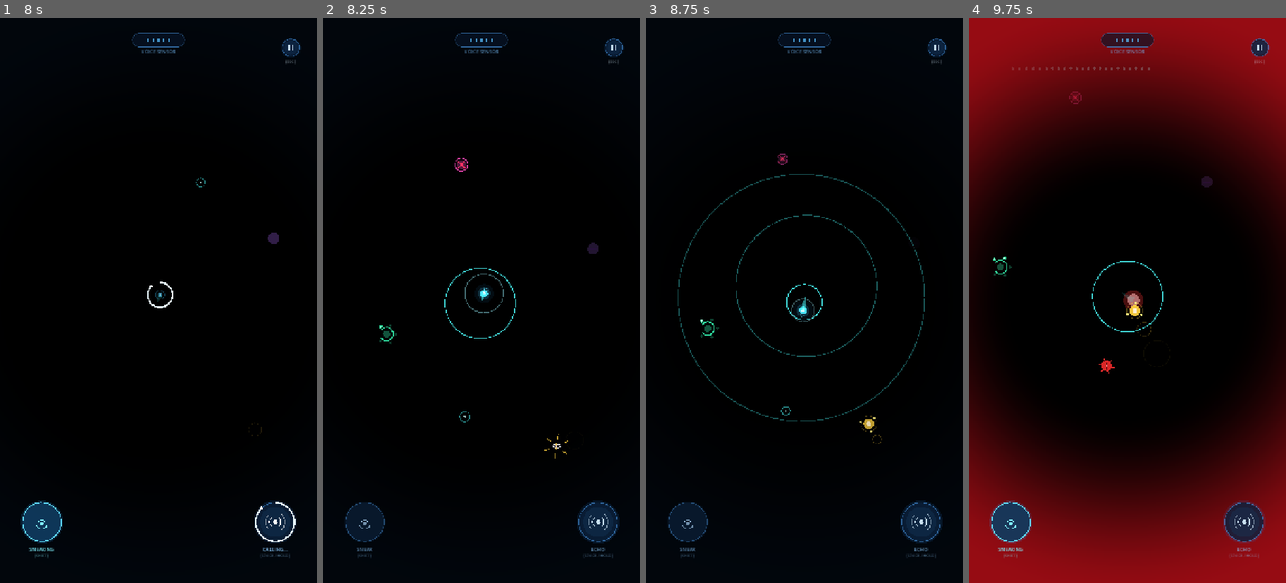
Above: before the commit, frames 1-4 (left to right).
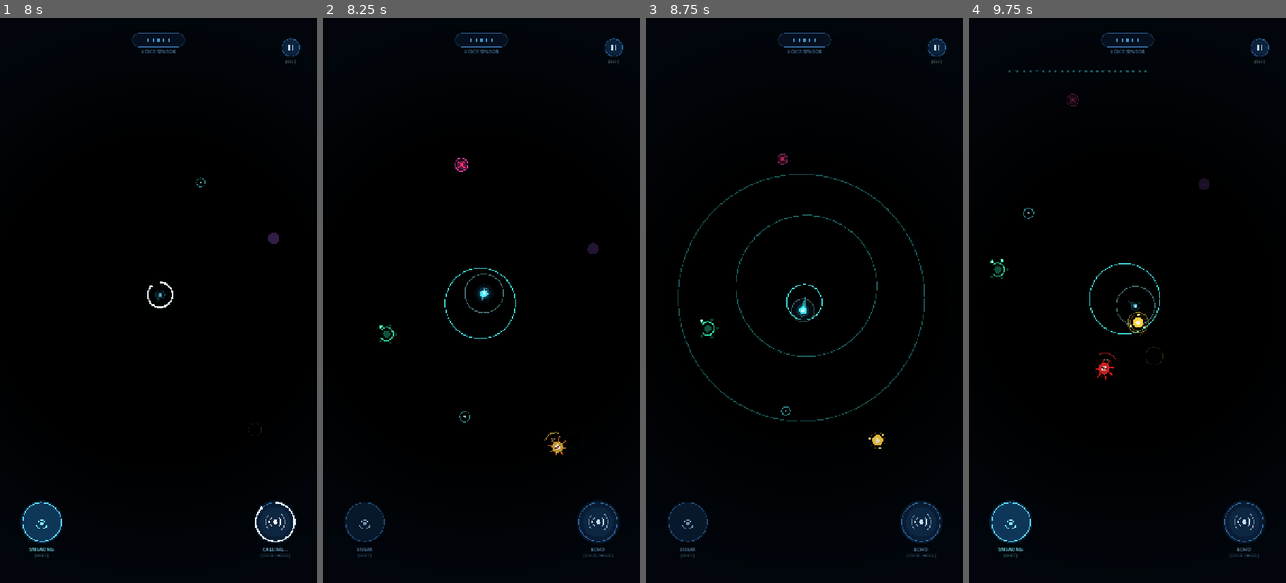
Above: after the commit, the same moments.

Repository: TerKSDev/echo
Game: Godot game, scene res://ui/menu.tscn
The game is run twice, just before and just after one commit, with the same random seed, the same clock (stepped at 60 frames per second) and the same inputs.
Inputs (mouse positions are in pixels of both pictures, inside the frame that each line leads up to):
- Up to frame 1 (8 s): click "Start Game" at 0.5 s; click (41, 532) at 1.25 s; click (275, 532) at 2 s; click (41, 532) at 2.75 s; click (41, 532) at 3.5 s; click (291, 46) at 4.25 s; click "RESTART LEVEL" at 5 s; tap Enter (ui_accept) at 5.75, 6.6, 6.77, 7.07 s; move the mouse to (228, 272) at 5.77 s; hold Enter (ui_accept) 5.78-6.53 s; tap Shift at 5.85, 6.8, 7.35 s; click (228, 272) at 5.92 s; move the mouse to (95, 328) at 6.52 s; click (95, 328) at 6.67 s; move the mouse to (190, 176) at 7.27 s; hold Enter (ui_accept) from 7.28 s (still down); click (190, 176) at 7.42 s
- Up to frame 2 (8.25 s): move the mouse to (465, 413) at 8.02 s; release Enter (ui_accept) at 8.03 s; tap Shift at 8.1 s; click (465, 413) at 8.17 s
- Up to frame 3 (8.75 s): tap Enter (ui_accept) at 8.27, 8.57 s
- Up to frame 4 (9.75 s): move the mouse to (1222, 385) at 8.77 s; hold Enter (ui_accept) 8.78-9.53 s; click (1222, 385) at 8.92 s; move the mouse to (1032, 215) at 9.52 s; tap Shift at 9.6 s; click (1032, 215) at 9.67 s

Frame 1 is identical in both runs. In frame 2, 0.1% of the frame differs, in the area x 69-78%, y 73-78%; in frame 3, 0.1%; in frame 4, 54%, in the area x 0-100%, y 0-100%.

Commit message:
chore: enchance enemy logic, echo effect, and enemy effect

Diff:
--- a/characters/enemy/Enemy.gd
+++ b/characters/enemy/Enemy.gd
@@ -43,6 +43,7 @@
 @export var patrol_points: Array[Vector2] = []
 
 const SEARCH_TIME := 2.5
+const RETURN_TIMEOUT := 6.0
 const SEARCH_RADIUS := 80.0
 const ARRIVE_DIST := 10.0
 const WARN_RADIUS := 160.0
@@ -70,6 +71,7 @@
 var patrol_idx := 0
 var visible_alpha := 0.0
 var proximity := 0.0
+var is_wall_occluded: bool = false
 
 # Screamer: needs 2 sounds within 6s to shriek
 var screamer_count := 0
@@ -80,7 +82,6 @@
 
 # Listener: a shout starts "listening"; counts sounds up to 5, then pulses the map
 var listener_count := 0
-var listener_decay_timer := 0.0
 var listener_cooldown := 0.0
 var listener_gap_timer := 0.0
 var alarm_wave_radius := 0.0
@@ -162,6 +163,12 @@
 	if dist > effective_max:
 		return
 
+	# Wall occlusion: footsteps cannot pass through walls; shouts lose 75% volume
+	if _is_blocked_by_wall(pos, global_position):
+		if not is_voice:
+			return
+		loudness *= 0.25
+
 	var heard := loudness * (1.0 - dist / effective_max)
 	if heard < hearing_threshold:
 		return
@@ -182,10 +189,13 @@
 			_enter(State.ALERT)
 			woke_up.emit(global_position)
 		State.SEARCH:
-			if timer >= 0.5:
+			# Already actively hunting after a chase: snap back to chasing without re-roaring every step
+			if timer >= 0.4:
 				_enter(State.INVESTIGATE)
-		# While chasing the target keeps updating, but the timer is not reset,
-		# so the chase timeout lets the player escape.
+		State.INVESTIGATE:
+			# While already chasing, update destination toward latest sound,
+			# but do not reset chase timer so chase timeout lets the player escape.
+			pass
 
 
 # Used by map-wide alarms: ignores hearing range
@@ -193,7 +203,7 @@
 	if _is_stationary():
 		return
 	target = pos
-	_enter(State.INVESTIGATE)
+	_enter(State.ALERT)
 	reveal(1.0)
 
 
@@ -233,23 +243,21 @@
 
 
 # --- Listener ----------------------------------------------------------------
-# A shout starts listening. It then counts sounds (not sneaking); at 5 it sends a
+# A shout starts listening. It then counts sounds; at 5 it sends a
 # map-wide pulse that pulls every monster to it and speeds them up.
+# Count never decays automatically until triggered.
 
 func _handle_listener_sound(is_voice: bool) -> void:
 	if state == State.ALARM or listener_cooldown > 0.0:
 		return
 
-	if listener_count == 0 and not is_voice:
-		return
 	# Only voices count, and not faster than one per LISTENER_MIN_GAP
 	if not is_voice or (listener_count > 0 and listener_gap_timer > 0.0):
 		return
 
 	listener_count += 1
-	listener_decay_timer = 8.0
 	listener_gap_timer = LISTENER_MIN_GAP
-	reveal(1.0)
+	reveal(1.2)
 
 	if listener_count >= 5:
 		_trigger_listener_alarm()
@@ -259,7 +267,6 @@
 
 func _trigger_listener_alarm() -> void:
 	_enter(State.ALARM)
-	listener_count = 0
 	alarm_wave_radius = 0.0
 	alarmed.emit(global_position, global_position)
 
@@ -274,10 +281,27 @@
 		search_point = _random_search_point()
 	if changed:
 		reveal(float(STATE_FLASH.get(s, 0.5)))
+		# Survival-horror discovery shudder / camera jolt when a monster spots the player
+		if s == State.ALERT and not _is_stationary():
+			var player := _get_player()
+			if player != null and is_instance_valid(player):
+				var dist: float = global_position.distance_to(player.global_position)
+				if dist < 450.0:
+					player.camera_shake(0.28, 5.0 * (1.0 - dist / 450.0))
 
 
 func _random_search_point() -> Vector2:
-	return target + Vector2.from_angle(randf() * TAU) * randf_range(30.0, SEARCH_RADIUS)
+	var candidate: Vector2 = target + Vector2.from_angle(randf() * TAU) * randf_range(30.0, SEARCH_RADIUS)
+	var space := get_world_2d().direct_space_state
+	var query := PhysicsRayQueryParameters2D.create(global_position, candidate)
+	query.collision_mask = 1
+	query.exclude = [get_rid()]
+	var hit: Dictionary = space.intersect_ray(query)
+	if not hit.is_empty():
+		var hit_pos: Vector2 = hit.position
+		var dir: Vector2 = (hit_pos - global_position).normalized()
+		return hit_pos - dir * 18.0
+	return candidate
 
 
 func _get_player() -> Node2D:
@@ -287,6 +311,20 @@
 	return player as Node2D
 
 
+# Checks if a solid wall (collision layer 1) blocks line of sight between two points
+func _is_blocked_by_wall(from_pos: Vector2, to_pos: Vector2) -> bool:
+	var space := get_world_2d().direct_space_state
+	var query := PhysicsRayQueryParameters2D.create(from_pos, to_pos)
+	query.collision_mask = 1
+	var exclude: Array[RID] = [get_rid()]
+	var player = get_tree().get_first_node_in_group("player")
+	if player != null and is_instance_valid(player):
+		exclude.append(player.get_rid())
+	query.exclude = exclude
+
+	var hit: Dictionary = space.intersect_ray(query)
+	return not hit.is_empty()
+
 # Notices a player who walks right next to it
 func _sense_player() -> void:
 	if state == State.ALERT or state == State.SCREAM or state == State.ALARM:
@@ -296,8 +334,12 @@
 		return
 	var dist: float = global_position.distance_to(player.global_position)
 
+	# Cannot sense player through solid walls
+	if is_wall_occluded:
+		return
+
 	if state == State.SLEEP:
-		var wake_radius := sneak_wake_radius if player.sneaking else sleep_wake_radius
+		var wake_radius: float = sneak_wake_radius if player.sneaking else sleep_wake_radius
 		if dist <= wake_radius:
 			if enemy_type == EnemyType.SCREAMER:
 				_handle_screamer_sound()
@@ -312,6 +354,8 @@
 
 func _update_proximity() -> void:
 	proximity = 0.0
+	if is_wall_occluded:
+		return
 	var player := _get_player()
 	if player == null:
 		return
@@ -324,26 +368,41 @@
 	var dist: float = global_position.distance_to(player_pos)
 	# Active enemies far away are less scary: full threat within 300px, half beyond 600px
 	var active_threat := clampf(1.0 - maxf(dist - 300.0, 0.0) / 600.0, 0.5, 1.0)
+	var raw_threat := 0.0
 
 	match state:
 		State.ALERT, State.INVESTIGATE, State.SCREAM, State.ALARM:
-			return active_threat
+			raw_threat = active_threat
 		State.SEARCH:
-			return clampf(maxf(0.5, 1.0 - dist / 250.0), 0.0, 1.0)
+			raw_threat = clampf(maxf(0.5, 1.0 - dist / 250.0), 0.0, 1.0)
 		State.PATROL, State.RETURN:
-			return clampf(1.0 - dist / 220.0, 0.0, 1.0)
+			raw_threat = clampf(1.0 - dist / 220.0, 0.0, 1.0)
 		State.SLEEP:
 			if enemy_type == EnemyType.SCREAMER and screamer_count > 0:
-				return clampf(1.0 - dist / 280.0, 0.4, 0.95)
-			if enemy_type == EnemyType.LISTENER and listener_count > 0:
-				return clampf(0.3 * listener_count + (1.0 - dist / 260.0) * 0.4, 0.0, 0.9)
-			return clampf(inverse_lerp(180.0, sleep_wake_radius, dist), 0.0, 0.9)
-	return 0.0
+				raw_threat = clampf(1.0 - dist / 280.0, 0.4, 0.95)
+			elif enemy_type == EnemyType.LISTENER and listener_count > 0:
+				raw_threat = clampf(0.2 * listener_count + (1.0 - dist / 260.0) * 0.4, 0.0, 0.9)
+			else:
+				raw_threat = clampf(inverse_lerp(180.0, sleep_wake_radius, dist), 0.0, 0.9)
+
+	# Walls muffle threat: idle monsters behind a wall don't cause false heartbeat panic
+	if is_wall_occluded:
+		if state == State.SLEEP or state == State.PATROL or state == State.RETURN:
+			return 0.0
+		return raw_threat * 0.35
+	return raw_threat
 
 
 func _physics_process(delta: float) -> void:
 	timer += delta
 	visible_alpha = move_toward(visible_alpha, 0.0, delta * 0.7)
+
+	var player := _get_player()
+	if player != null and is_instance_valid(player):
+		is_wall_occluded = _is_blocked_by_wall(global_position, player.global_position)
+	else:
+		is_wall_occluded = false
+
 	_sense_player()
 	_tick_timers(delta)
 
@@ -373,13 +432,7 @@
 	screamer_cooldown = maxf(0.0, screamer_cooldown - delta)
 	screamer_gap_timer = maxf(0.0, screamer_gap_timer - delta)
 
-	if listener_decay_timer > 0.0:
-		listener_decay_timer -= delta
-		if listener_decay_timer <= 0.0 and listener_count > 0:
-			listener_count -= 1
-			listener_decay_timer = 5.0 if listener_count > 0 else 0.0
-			if listener_count == 0 and state == State.ALERT:
-				_enter(State.SLEEP)
+	# Listener counts do NOT decay over time (persists until 5 triggers alarm)
 	listener_cooldown = maxf(0.0, listener_cooldown - delta)
 	listener_gap_timer = maxf(0.0, listener_gap_timer - delta)
 
@@ -400,9 +453,14 @@
 				patrol_idx = (patrol_idx + 1) % patrol_points.size()
 		State.ALERT:
 			velocity = Vector2.ZERO
-			# Stationary enemies stay alert until triggered again or the count decays
-			if timer >= alert_time and not _is_stationary():
-				_enter(State.INVESTIGATE)
+			# Stationary enemies (Screamer/Listener) return to sleep so they fade back into darkness;
+			# mobile enemies finish their discovery roar and begin chasing.
+			if _is_stationary():
+				if timer >= alert_time:
+					_enter(State.SLEEP)
+			else:
+				if timer >= alert_time:
+					_enter(State.INVESTIGATE)
 		State.INVESTIGATE:
 			if _move_toward(target, cur_chase) or timer >= investigate_timeout:
 				velocity = Vector2.ZERO
@@ -414,7 +472,9 @@
 				_enter(State.RETURN)
 		State.RETURN:
 			var dest := patrol_points[patrol_idx] if patrol_points.size() > 0 else home
-			if _move_toward(dest, cur_patrol):
+			if _move_toward(dest, cur_patrol) or timer >= RETURN_TIMEOUT:
+				if patrol_points.size() < 2:
+					home = global_position
 				_enter(State.PATROL if patrol_points.size() > 1 else State.SLEEP)
 		State.SCREAM:
 			velocity = Vector2.ZERO
@@ -428,7 +488,8 @@
 			alarm_wave_radius += delta * SOUND_WAVE_SPEED
 			reveal(1.0)
 			if timer >= 2.5:
-				listener_cooldown = 6.0
+				listener_cooldown = 8.0
+				listener_count = 0
 				_enter(State.SLEEP)
 
 
@@ -458,7 +519,17 @@
 	if to_dest.length() < ARRIVE_DIST:
 		velocity = Vector2.ZERO
 		return true
-	velocity = to_dest.normalized() * speed
+	var dir := to_dest.normalized()
+	# Slide smoothly along walls instead of headbutting into them
+	if get_slide_collision_count() > 0:
+		var col := get_slide_collision(0)
+		if col != null:
+			var normal := col.get_normal()
+			if dir.dot(normal) < -0.1:
+				var slide_dir := dir.slide(normal).normalized()
+				if not slide_dir.is_zero_approx():
+					dir = slide_dir
+	velocity = dir * speed
 	return false
 
 
--- a/characters/enemy/EnemyPresets.gd
+++ b/characters/enemy/EnemyPresets.gd
@@ -13,7 +13,7 @@
 		"hearing_range": 350.0, "hearing_threshold": 0.14,
 		"can_hear_sneak": false, "can_hear_walk": true, "can_hear_voice": true,
 		"patrol_speed": 60.0, "chase_speed": 135.0,
-		"alert_time": 0.5, "investigate_timeout": 3.0,
+		"alert_time": 0.85, "investigate_timeout": 3.0,
 		"init_state": 0, "sleep_wake_radius": 70.0, "sneak_wake_radius": 35.0,
 		"color": Color(0.68, 0.42, 0.98), # Amethyst purple
 	},
@@ -21,7 +21,7 @@
 		"hearing_range": 400.0, "hearing_threshold": 0.04,
 		"can_hear_sneak": true, "can_hear_walk": true, "can_hear_voice": true,
 		"patrol_speed": 75.0, "chase_speed": 150.0,
-		"alert_time": 0.4, "investigate_timeout": 3.5,
+		"alert_time": 0.7, "investigate_timeout": 3.5,
 		"init_state": 1, "sleep_wake_radius": 80.0, "sneak_wake_radius": 48.0,
 		"color": Color(1.0, 0.82, 0.25), # Amber gold
 	},
@@ -29,7 +29,7 @@
 		"hearing_range": 300.0, "hearing_threshold": 0.03,
 		"can_hear_sneak": false, "can_hear_walk": true, "can_hear_voice": true,
 		"patrol_speed": 90.0, "chase_speed": 185.0,
-		"alert_time": 0.2, "investigate_timeout": 5.0,
+		"alert_time": 0.65, "investigate_timeout": 5.0,
 		"init_state": 1, "sleep_wake_radius": 90.0, "sneak_wake_radius": 54.0,
 		"color": Color(1.0, 0.18, 0.18), # Crimson
 	},
@@ -37,7 +37,7 @@
 		"hearing_range": 450.0, "hearing_threshold": 0.08,
 		"can_hear_sneak": false, "can_hear_walk": false, "can_hear_voice": true,
 		"patrol_speed": 0.0, "chase_speed": 0.0,
-		"alert_time": 0.4, "investigate_timeout": 3.5,
+		"alert_time": 0.8, "investigate_timeout": 3.5,
 		"init_state": 0, "sleep_wake_radius": 50.0, "sneak_wake_radius": 30.0,
 		"color": Color(0.95, 0.28, 0.72), # Fuchsia
 	},
@@ -45,7 +45,7 @@
 		"hearing_range": 500.0, "hearing_threshold": 0.02,
 		"can_hear_sneak": false, "can_hear_walk": false, "can_hear_voice": true,
 		"patrol_speed": 0.0, "chase_speed": 0.0,
-		"alert_time": 0.4, "investigate_timeout": 3.5,
+		"alert_time": 0.8, "investigate_timeout": 3.5,
 		"init_state": 0, "sleep_wake_radius": 60.0, "sneak_wake_radius": 36.0,
 		"color": Color(0.2, 0.94, 0.68), # Emerald
 	},
--- a/characters/enemy/EnemyVisual.gd
+++ b/characters/enemy/EnemyVisual.gd
@@ -7,7 +7,7 @@
 
 
 func _draw() -> void:
-	if enemy == null:
+	if enemy == null or enemy.is_wall_occluded:
 		return
 	var base := EnemyPresets.color_of(enemy.enemy_type)
 	var t := Time.get_ticks_msec() / 1000.0
@@ -84,7 +84,7 @@
 			draw_circle(Vector2.ZERO, 13.0, Color(col, 0.5 * alpha))
 			draw_line(Vector2(-9, 0), Vector2(9, 0), Color(0.18, 0.05, 0.3, alpha), 2.5)
 		Enemy.State.ALERT:
-			_draw_alert_eye(t, col, alpha)
+			_draw_alert_roar(t, col, alpha)
 		Enemy.State.INVESTIGATE:
 			draw_circle(Vector2.ZERO, 13.0, col)
 			draw_circle(Vector2.ZERO, 6.0, Color(1.0, 0.9, 1.0, alpha))
@@ -97,7 +97,7 @@
 # Patroller: amber orb with 3 orbiting scanner dots
 func _draw_patroller(t: float, col: Color, alpha: float) -> void:
 	if enemy.state == Enemy.State.ALERT:
-		_draw_alert_eye(t, col, alpha)
+		_draw_alert_roar(t, col, alpha)
 		return
 	draw_circle(Vector2.ZERO, 12.0, col)
 	draw_circle(Vector2.ZERO, 5.0, Color(1.0, 0.95, 0.85, alpha))
@@ -110,6 +110,9 @@
 
 # Chaser: crimson core with 6 spiky barbs and a slit pupil
 func _draw_chaser(t: float, col: Color, alpha: float) -> void:
+	if enemy.state == Enemy.State.ALERT:
+		_draw_alert_roar(t, col, alpha)
+		return
 	var spike_count := 6
 	var vib := sin(t * 24.0) * 2.0
 	var core_r := 12.0
@@ -161,15 +164,39 @@
 			draw_circle(pip_pos, 3.0, Color(col, 0.3 * alpha))
 
 
-# Shared "woken up" eye with radial spikes
-func _draw_alert_eye(t: float, col: Color, alpha: float) -> void:
-	var eye_alpha := maxf(alpha, 0.8)
-	draw_arc(Vector2(0, 11), 15.0, -PI * 0.72, -PI * 0.28, 16, Color(1.0, 1.0, 1.0, eye_alpha), 2.5)
-	draw_arc(Vector2(0, -11), 15.0, PI * 0.28, PI * 0.72, 16, Color(1.0, 1.0, 1.0, eye_alpha), 2.5)
-	draw_line(Vector2(0, -8), Vector2(0, 8), Color(col, eye_alpha), 3.0)
-	draw_circle(Vector2.ZERO, 2.0, Color(1.0, 0.9, 0.9, eye_alpha))
-	for i in 6:
-		var ang := i * TAU / 6.0 + t * 5.0
-		var p1 := Vector2.from_angle(ang) * 16.0
-		var p2 := Vector2.from_angle(ang) * (25.0 + 4.0 * sin(t * 22.0))
-		draw_line(p1, p2, Color(col, 0.9 * eye_alpha), 2.0)
+# Discovery roar & stiff (Resident Evil style discovery windup)
+func _draw_alert_roar(t: float, col: Color, alpha: float) -> void:
+	var to_target: Vector2 = (enemy.target - enemy.global_position).normalized()
+	if to_target.is_zero_approx():
+		to_target = Vector2.UP
+	var face_ang: float = to_target.angle()
+
+	# 1. High frequency body tremor / twitching in shock & fury
+	var jitter := Vector2(sin(t * 55.0), cos(t * 47.0)) * 2.5
+	var eye_alpha := maxf(alpha, 0.85)
+
+	# 2. Expanding acoustic roar shockwaves blasting toward the player
+	var progress: float = clampf(enemy.timer / maxf(enemy.alert_time, 0.1), 0.0, 1.0)
+	var wave_r := 12.0 + progress * 48.0
+	var wave_a := (1.0 - progress) * 0.95 * eye_alpha
+	draw_arc(jitter + to_target * 8.0, wave_r, face_ang - 0.75, face_ang + 0.75, 16, Color(col, wave_a), 2.5)
+	if wave_r > 18.0:
+		draw_arc(jitter + to_target * 8.0, wave_r - 14.0, face_ang - 0.55, face_ang + 0.55, 12, Color(1.0, 0.95, 0.8, wave_a * 0.7), 1.8)
+
+	# 3. Flaring spiky barbs / acoustic mandible corona
+	var barb_count := 8
+	for i in barb_count:
+		var ang := i * TAU / float(barb_count) + t * 4.0
+		var p_base := jitter + Vector2.from_angle(ang) * 12.0
+		var spike_len := 22.0 + sin(t * 40.0 + i) * 4.0
+		var p_tip := jitter + Vector2.from_angle(ang) * spike_len
+		draw_line(p_base, p_tip, Color(col.r, col.g * 0.6, col.b * 0.6, 0.95 * eye_alpha), 2.4)
+
+	# 4. Central dilated core
+	draw_circle(jitter, 13.0, Color(col, 0.9 * eye_alpha))
+	draw_circle(jitter, 6.0, Color(1.0, 1.0, 1.0, eye_alpha))
+
+	# 5. Demonic vertical slit pupil locked onto target
+	var pupil_dir := to_target.orthogonal() * 7.0
+	draw_line(jitter - pupil_dir, jitter + pupil_dir, Color(0.1, 0.0, 0.0, eye_alpha), 3.0)
+	draw_circle(jitter, 2.0, Color(1.0, 0.2, 0.2, eye_alpha))
--- a/characters/player/MicInput.gd
+++ b/characters/player/MicInput.gd
@@ -65,6 +65,8 @@
 	AudioServer.set_bus_mute(idx, false)
 	AudioServer.set_bus_volume_db(idx, -80.0)
 	_capture = AudioServer.get_bus_effect(idx, 0) as AudioEffectCapture
+	if _capture != null:
+		_capture.clear_buffer()
 
 	var player_mic := AudioStreamPlayer.new()
 	player_mic.stream = AudioStreamMicrophone.new()
--- a/characters/player/Player.gd
+++ b/characters/player/Player.gd
@@ -66,6 +66,9 @@
 	_stun_timer = maxf(_stun_timer, duration)
 	moving = false
 	charging = false
+	charge = 0.0
+	was_full = false
+	marker = 0.0
 	desired = Vector2.ZERO
 	velocity = Vector2.ZERO
 	camera_shake(0.35, 8.0)
@@ -139,6 +142,7 @@
 		desired = Vector2.ZERO
 		velocity = velocity.move_toward(Vector2.ZERO, FRICTION * delta)
 		move_and_slide()
+		_update_trail()
 		queue_redraw()
 		return
 
@@ -198,8 +202,8 @@
 	queue_redraw()
 
 func make_voice_sound(k: float):
-	# The click itself can be picked up by the mic, so ignore it
-	if click_cooldown > 0.0:
+	# Ignore mic while dead, stunned, or right after a click
+	if not alive or _stun_timer > 0.0 or click_cooldown > 0.0:
 		return
 	make_sound(lerpf(MIN_LOUDNESS, MAX_LOUDNESS, k), true)
 
@@ -223,12 +227,14 @@
 
 # Handle Sneak Toggle
 func toggle_sneak():
+	if not alive or _stun_timer > 0.0:
+		return
 	sneaking = not sneaking
 	sneak_toggled.emit(sneaking)
 
 # Handle Voice Charging
 func start_charge():
-	if not alive:
+	if not alive or _stun_timer > 0.0:
 		return
 	charging = true
 	charge = 0.0
@@ -291,6 +297,8 @@
 	_burst_alpha = 0.0
 	_death_alpha = 0.0
 	_shake_timer = 0.0
+	_shake_intensity = 0.0
+	_stun_timer = 0.0
 	if camera != null:
 		camera.offset = Vector2.ZERO
 	trail.clear_points()
--- a/systems/echo/EchoLayer.gd
+++ b/systems/echo/EchoLayer.gd
@@ -16,22 +16,29 @@
 			"age": 0.0
 		})
 
-	var space = get_world_2d().direct_space_state
+	var space := get_world_2d().direct_space_state
 	var exclude_rids: Array[RID] = []
 	for item in exclude:
 		if item is RID:
 			exclude_rids.append(item)
 
+	# Always exclude the player body (layer 1) so enemy waves don't spawn wall dots on the player
+	var player = get_tree().get_first_node_in_group("player")
+	if player is CollisionObject2D:
+		var p_rid: RID = player.get_rid()
+		if not exclude_rids.has(p_rid):
+			exclude_rids.append(p_rid)
+
 	# Perform raycasts in a circular pattern to detect obstacles
 	for i in RAY_COUNT:
-		var dir = Vector2.RIGHT.rotated(TAU * i / RAY_COUNT)
-		var query = PhysicsRayQueryParameters2D.create(origin, origin + dir * radius)
+		var dir := Vector2.RIGHT.rotated(TAU * i / RAY_COUNT)
+		var query := PhysicsRayQueryParameters2D.create(origin, origin + dir * radius)
 
 		query.collision_mask = 1
 		query.exclude = exclude_rids
 
-		var hit = space.intersect_ray(query)
-		if hit:
+		var hit: Dictionary = space.intersect_ray(query)
+		if not hit.is_empty():
 			var dist: float = origin.distance_to(hit.position)
 			points.append({
 				"pos": hit.position,
@@ -39,12 +46,23 @@
 			})
 
 	for enemy in get_tree().get_nodes_in_group("enemy"):
-		var dist: float = origin.distance_to(enemy.global_position)
+		var enemy_node := enemy as Node2D
+		if enemy_node == null:
+			continue
+		var dist: float = origin.distance_to(enemy_node.global_position)
 		if dist <= radius:
+			# Echoes bounce off walls; cannot reveal an enemy hidden behind a solid wall
+			var occ_query := PhysicsRayQueryParameters2D.create(origin, enemy_node.global_position)
+			occ_query.collision_mask = 1
+			occ_query.exclude = exclude_rids
+			var hit: Dictionary = space.intersect_ray(occ_query)
+			if not hit.is_empty():
+				continue
+
 			get_tree().create_timer(dist / WAVE_SPEED).timeout.connect(
 				func():
-					if is_instance_valid(enemy):
-						enemy.reveal(1.0)
+					if is_instance_valid(enemy_node):
+						enemy_node.reveal(1.0)
 			)
 
 # Update the age of each point and remove old points
--- a/systems/sound/SoundBus.gd
+++ b/systems/sound/SoundBus.gd
@@ -54,10 +54,21 @@
 	if is_instance_valid(_player) and _player.alive:
 		var dist: float = _player.global_position.distance_to(pos)
 		if dist <= radius:
-			# The wave takes time to reach the player
-			get_tree().create_timer(dist / WAVE_SPEED).timeout.connect(func():
+			var arrival_time: float = maxf(0.01, dist / WAVE_SPEED)
+			get_tree().create_timer(arrival_time).timeout.connect(func():
 				if is_instance_valid(_player) and _player.alive:
-					_player.immobilize(1.6)
+					var cur_dist: float = _player.global_position.distance_to(pos)
+					if cur_dist <= radius:
+						# Walls block the scream's physical shockwave: taking cover shields the player
+						var space := _player.get_world_2d().direct_space_state
+						var query := PhysicsRayQueryParameters2D.create(pos, _player.global_position)
+						query.collision_mask = 1
+						query.exclude = [_player.get_rid()]
+						var hit: Dictionary = space.intersect_ray(query)
+						var in_cover: bool = not hit.is_empty()
+
+						if not in_cover:
+							_player.immobilize(1.6)
 			)
 
 	for enemy in _enemies():
